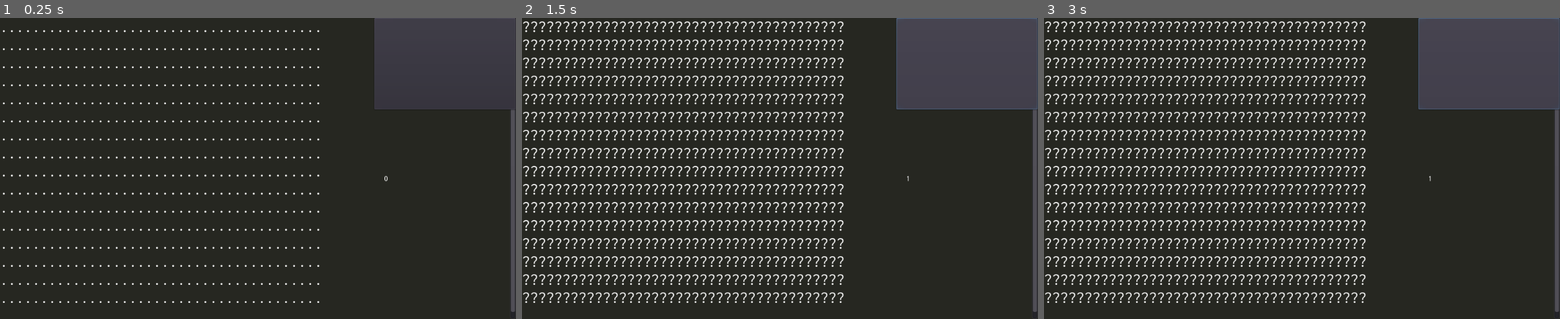
Above: before the commit, frames 1-3 (left to right).
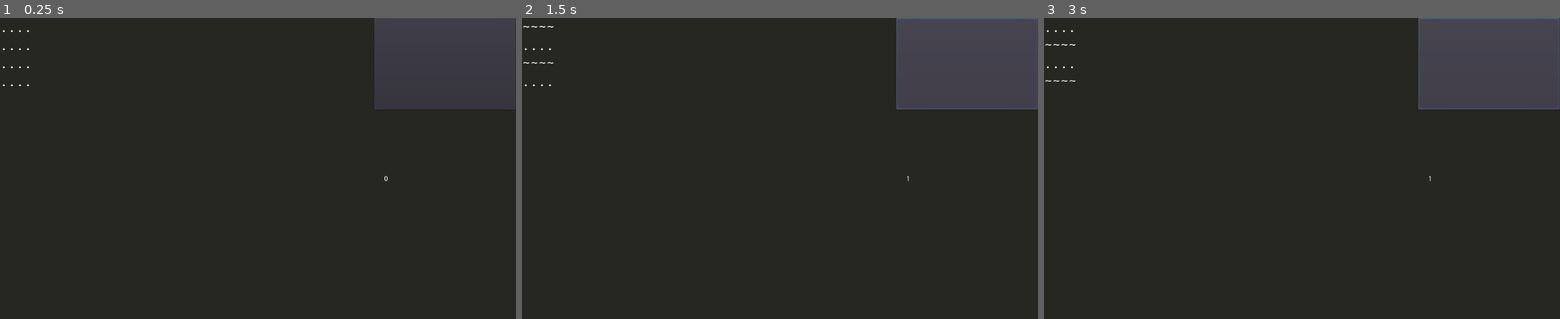
Above: after the commit, the same moments.

Repository: caliconiko/AsciiDotsWFC
Game: Godot game, scene res://Main.tscn
The game is run twice, just before and just after one commit, with the same random seed, the same clock (stepped at 60 frames per second) and the same inputs.
Inputs (mouse positions are in pixels of both pictures, inside the frame that each line leads up to):
- Up to frame 1 (0.25 s): no input
- Up to frame 2 (1.5 s): click (965, 63) at 0.5 s; click (965, 63) at 1.25 s
- Up to frame 3 (3 s): click (1487, 63) at 2 s; tap Enter at 2.75 s

The runs differ from the first frame. In frame 1, 2.3% of the frame differs, in the area x 0-100%, y 3-98%; in frame 2, 11%, in the area x 0-100%, y 1-98%; in frame 3, 11%.

Commit message:
I WANT TO CRY FUCK YOU ME

Diff:
--- a/Main.gd
+++ b/Main.gd
@@ -4,6 +4,7 @@
 var wfc
 
 var do_magic = false
+var prev_do_magic = false
 
 onready var text_box = $RichTextLabel
 onready var ticks_label = $Ticks
@@ -11,11 +12,12 @@
 var ticks = 0
 
 func _ready():
-	randomize()
+	seed(1)
 
 	VisualServer.set_default_clear_color(BACKGROUND_COLOR)
 
-	wfc = WFC.new(Vector2(40,16),Global.module_data)
+	wfc = WFC.new(Vector2(4,4),Global.module_data)
+	print(wfc.get_possible_neighbours(['.', '~'], Vector2.DOWN))
 
 func _process(_delta):
 	text_box.text = wfc.as_string()
@@ -25,7 +27,13 @@
 		wfc.iterate()
 	else:
 		do_magic = false
-
+		if prev_do_magic:
+			var file = File.new()
+			file.open("res://wf_log.txt", File.WRITE)
+			file.store_var(str(wfc.wf_log))
+			file.close()
+			wfc.wf_log=""
+	prev_do_magic = do_magic
 
 func _on_Button_pressed():
 	ticks = 0
--- a/WFC.gd
+++ b/WFC.gd
@@ -6,6 +6,7 @@
 var size:Vector2
 var stack = []
 var module_data
+var wf_log = ""
 
 func _init(start_size:Vector2, module_data_dict:Dictionary):
 	size=start_size
@@ -36,6 +37,7 @@
 func initialize():
 	"""Make new wavefunction"""
 	var all_modules = module_data.keys()
+	wf_log = ""
 
 	var new_wave_function = []
 	for _y in range(size.y):
@@ -66,6 +68,15 @@
 func collapse_at(coords:Vector2):
 	var c = get_possibilities_at(coords)
 	wave_function[coords.y][coords.x] = [c[randi() % len(c)]]
+
+func log_a_thing(thing):
+	wf_log+='\n'
+	wf_log+=str(thing)
+
+func log_wave_function():
+	for line in wave_function:
+		log_a_thing(line)
+	log_a_thing("")
 
 func iterate():
 	var coords = get_min_entropy_coords()
@@ -98,7 +109,7 @@
 			var other_coords = cur_coords+dir
 			var other_possible_modules = get_possibilities_at(other_coords).duplicate()
 
-			var possible_neighbours = get_possible_neighbours_at(coords, dir)
+			var possible_neighbours = get_possible_neighbours_at(cur_coords, dir)
 
 			if len(other_possible_modules)==0:
 				continue
Binary file added: wf_log.txt
